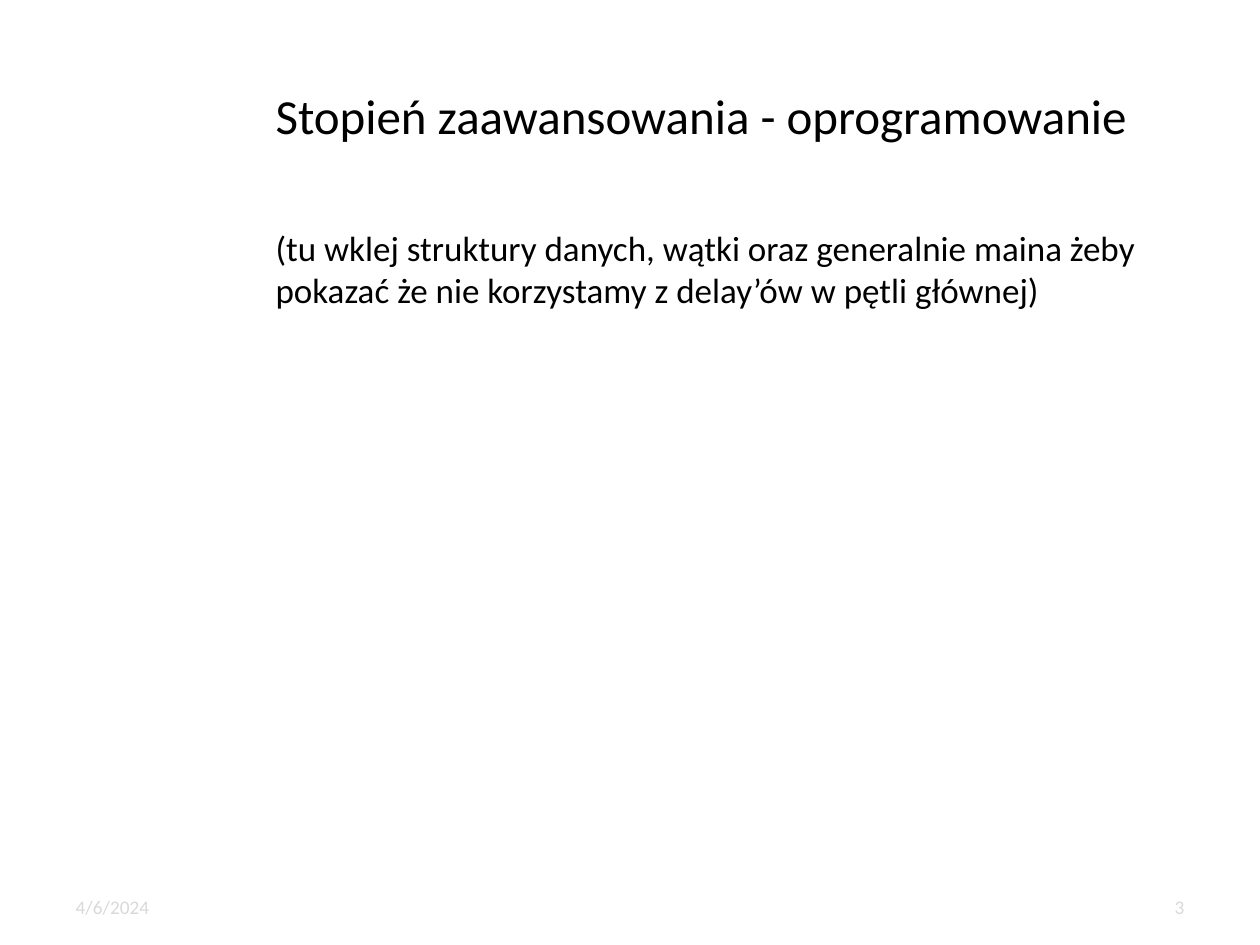
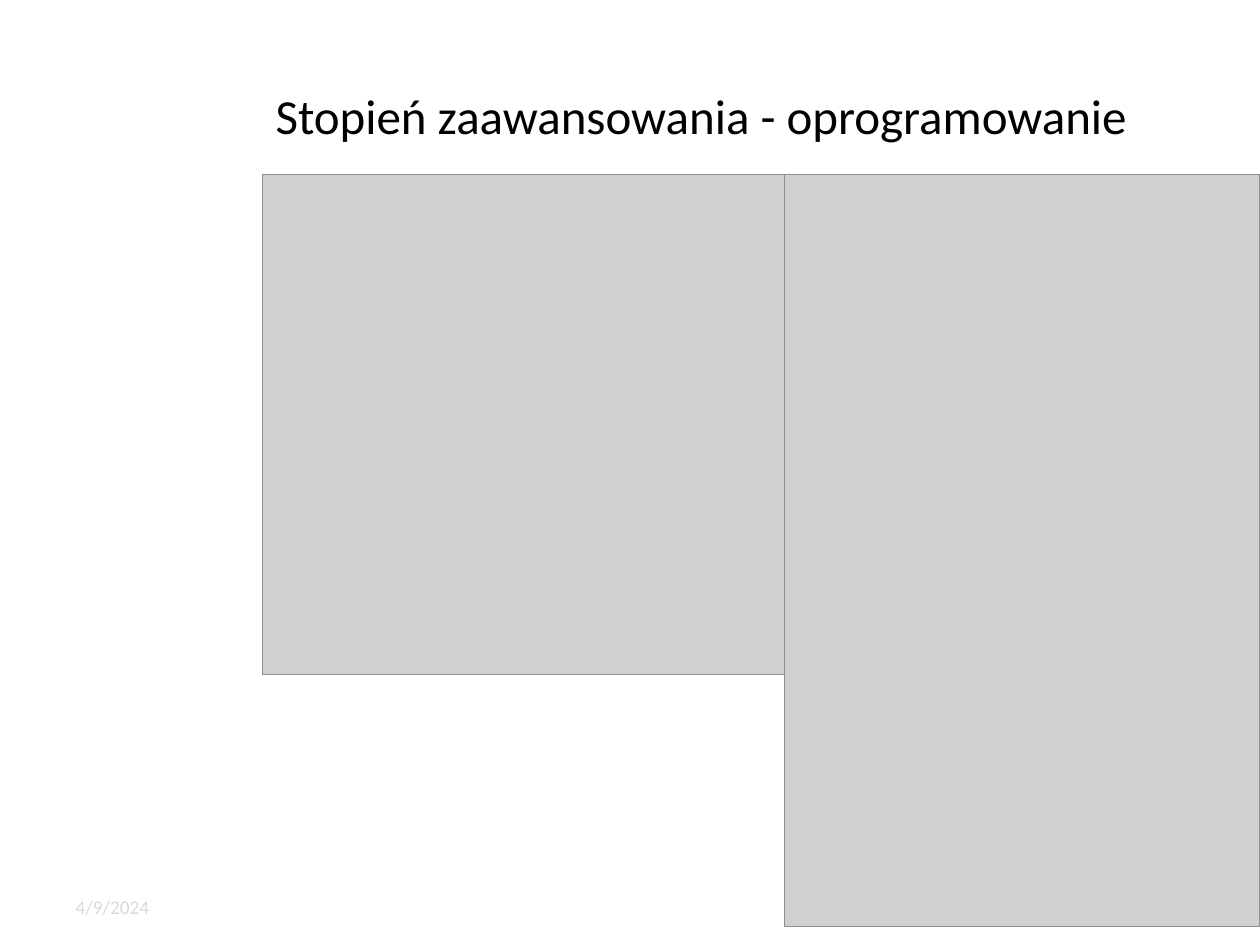
Before and after one commit to jangas1/Automatic-Bartender, a slide deck: slide 6 of presentation/prezentacjaPMIK.pptx (slide 3 before the commit). Drawn at 1260x945 pixels with LibreOffice and Linux fonts; fonts in the diff are those of the drawing; grey boxes stand for pictures; background and template pictures are left out. Boxes give left, top, right and bottom in pixels: in the first picture for what was removed or moved away, otherwise in the second. Text is boxed around its words. In the diff, an @@ line names an element or a change of style, - is before the commit and + after.

```diff
--- a/presentation/prezentacjaPMIK.pptx
+++ b/presentation/prezentacjaPMIK.pptx
@@ picture added at bbox=[262, 175, 785, 675] @@
@@ picture added at bbox=[785, 175, 1260, 927] @@
@@ text removed at bbox=[276, 235, 1135, 309] @@
-(tu wklej struktury danych, wątki oraz generalnie maina żeby pokazać że nie korzystamy z delay’ów w pętli głównej)
@@ text at bbox=[76, 896, 149, 919]: text changed @@
-4/6/2024
+4/9/2024
@@ page number at bbox=[1175, 896, 1185, 919]: text changed @@
-3
+6
```
Also in this commit, not shown: 5 other slides changed, 1 slide added, 12 other files.
